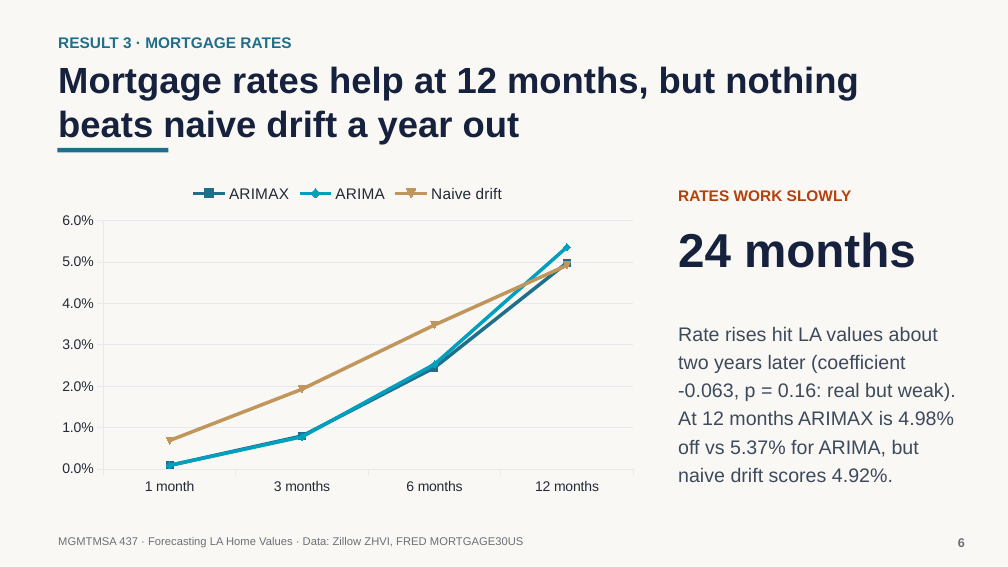
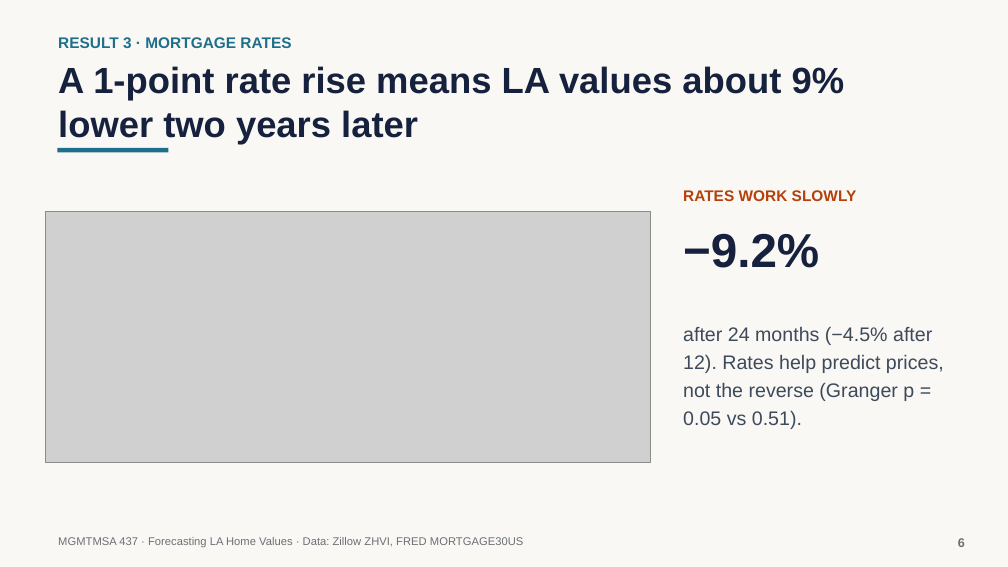
Before and after one commit to neiltd/la-housing-forecast, a slide deck: slide 6 of slides/LA_home_values_slides.pptx. Drawn at 1008x567 pixels with LibreOffice and Linux fonts; fonts in the diff are those of the drawing; grey boxes stand for pictures. Boxes give left, top, right and bottom in pixels: in the first picture for what was removed or moved away, otherwise in the second. Text is boxed around its words. In the diff, an @@ line names an element or a change of style, - is before the commit and + after.

```diff
--- a/slides/LA_home_values_slides.pptx
+++ b/slides/LA_home_values_slides.pptx
@@ text at [58, 66, 845, 144]: text changed @@
-Mortgage rates help at 12 months, but nothing beats naive drift a year out
+A 1-point rate rise means LA values about 9% lower two years later
@@ line chart removed at [50, 173, 645, 502] @@
-categories: 1 month, 3 months, 6 months, 12 months
-ARIMAX: 0.1, 0.8, 2.5, 5
-ARIMA: 0.1, 0.8, 2.5, 5.4
-Naive drift: 0.7, 1.9, 3.5, 4.9
@@ text "RATES WORK SLOWLY": place and size @@
-text "RATES WORK SLOWLY" at [678, 190, 852, 201]
+text "RATES WORK SLOWLY" at [683, 190, 857, 201]
@@ picture added at [45, 212, 650, 463] @@
@@ text at [683, 233, 819, 268]: text changed @@
-24 months
+−9.2%
@@ text at [683, 326, 944, 429]: text changed @@
-Rate rises hit LA values about two years later (coefficient -0.063, p = 0.16: real but weak). At 12 months ARIMAX is 4.98% off vs 5.37% for ARIMA, but naive drift scores 4.92%.
+after 24 months (−4.5% after 12). Rates help predict prices, not the reverse (Granger p = 0.05 vs 0.51).
```
Also in this commit, not shown: 5 other slides changed, 6 other files.
